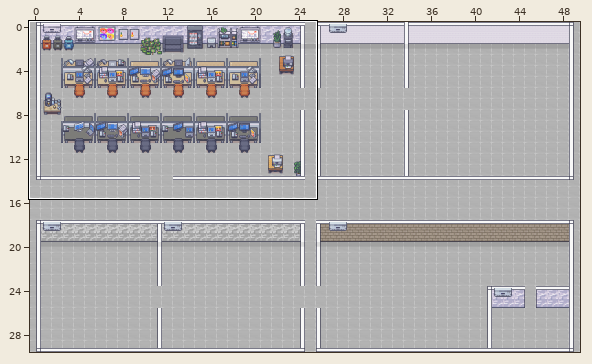
An edit to a level. Tiled map, workmap2.tmx. The picture above shows the old version from afar; the outline marks the close-up.
Close-up. Before:
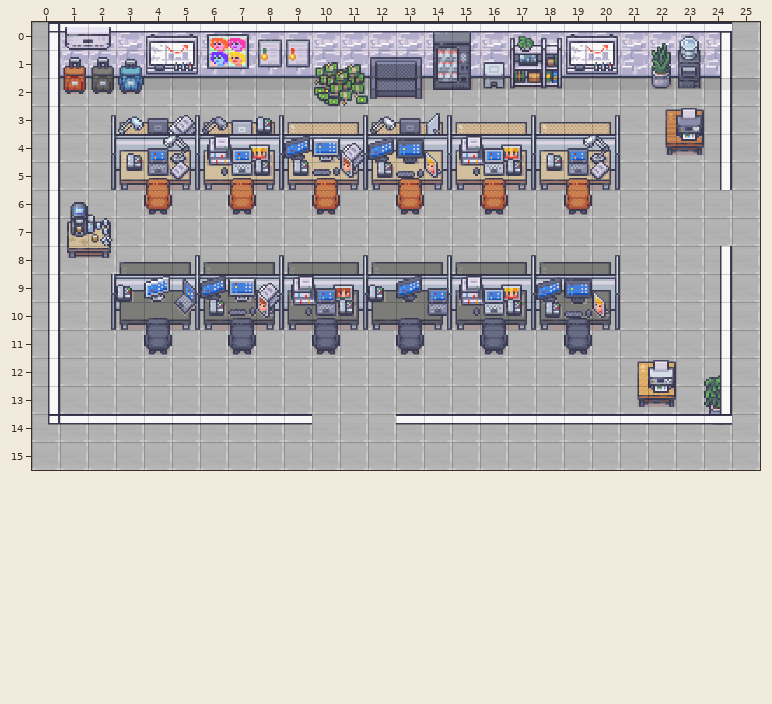
Cells are 32x32 px. Shown: x 0..25, y 0..15. The commit also changed other parts of the map, which this record leaves out.
Now the later version:
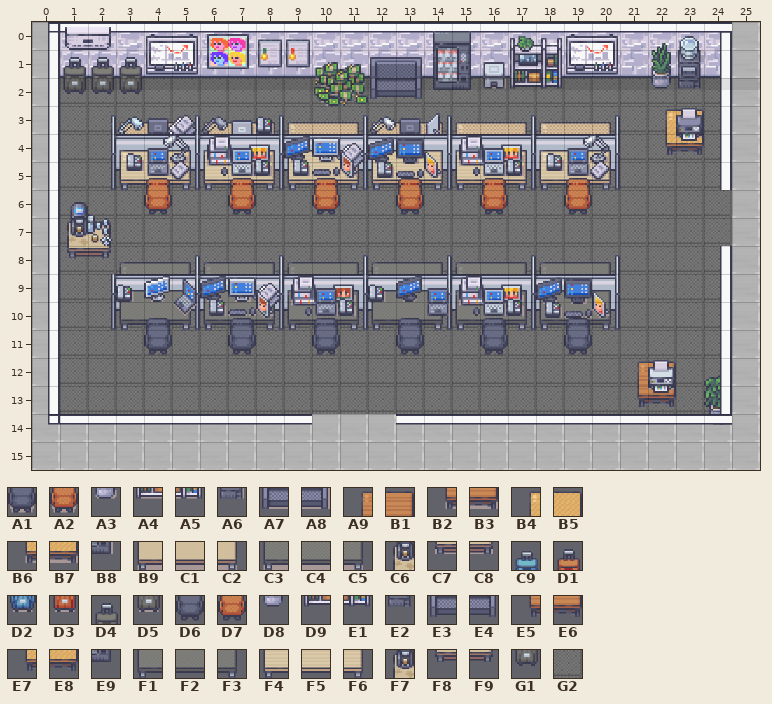
Key: from "shadowless": A1 145, A2 177, A3 230, A4 231, A5 232, A6 284, A7 288, A8 289, A9 334, B1 335, B2 350, B3 351, B4 366, B5 367, B6 382, B7 383, B8 403, B9 471, C1 472, C2 473, C3 474, C4 475, C5 476, C6 632, C7 648, C8 649, C9 761, D1 762, D2 777, D3 778, D4 792, D5 808; from "sss": D6 145, D7 177, D8 230, D9 231, E1 232, E2 284, E3 288, E4 289, E5 350, E6 351, E7 382, E8 383, E9 403, F1 474, F2 475, F3 476, F4 503, F5 504, F6 505, F7 632, F8 648, F9 649, G1 808; from "walls32 32": G2 139.
__ is an empty cell.
Tiles of an added or newly shown layer are drawn over the layers below it.
Changes in this commit:
{"where": "layer \"Carpet\" (added)"}
{"y":2,"x":1,"old":"__ __ __ __ __ __ __ __ __ __ __ __ __ __ __ __ __ __ __ __ __ __ __ __","new":"G2 G2 G2 G2 G2 G2 G2 G2 G2 G2 G2 G2 G2 G2 G2 G2 G2 G2 G2 G2 G2 G2 G2 G2"}
{"y":3,"x":1,"old":"__ __ __ __ __ __ __ __ __ __ __ __ __ __ __ __ __ __ __ __ __ __ __ __","new":"G2 G2 G2 G2 G2 G2 G2 G2 G2 G2 G2 G2 G2 G2 G2 G2 G2 G2 G2 G2 G2 G2 G2 G2"}
{"y":4,"x":1,"old":"__ __","new":"G2 G2"}
{"y":4,"x":21,"old":"__ __ __ __","new":"G2 G2 G2 G2"}
{"y":5,"x":1,"old":"__ __ __ __ __ __ __ __ __ __ __ __ __ __ __ __ __ __ __ __ __ __ __ __","new":"G2 G2 G2 G2 G2 G2 G2 G2 G2 G2 G2 G2 G2 G2 G2 G2 G2 G2 G2 G2 G2 G2 G2 G2"}
{"y":6,"x":1,"old":"__ __ __ __ __ __ __ __ __ __ __ __ __ __ __ __ __ __ __ __ __ __ __ __","new":"G2 G2 G2 G2 G2 G2 G2 G2 G2 G2 G2 G2 G2 G2 G2 G2 G2 G2 G2 G2 G2 G2 G2 G2"}
{"y":7,"x":1,"old":"__ __ __ __ __ __ __ __ __ __ __ __ __ __ __ __ __ __ __ __ __ __ __ __","new":"G2 G2 G2 G2 G2 G2 G2 G2 G2 G2 G2 G2 G2 G2 G2 G2 G2 G2 G2 G2 G2 G2 G2 G2"}
{"y":8,"x":1,"old":"__ __ __ __ __ __ __ __ __ __ __ __ __ __ __ __ __ __ __ __ __ __ __ __","new":"G2 G2 G2 G2 G2 G2 G2 G2 G2 G2 G2 G2 G2 G2 G2 G2 G2 G2 G2 G2 G2 G2 G2 G2"}
{"y":9,"x":1,"old":"__ __","new":"G2 G2"}
{"y":9,"x":21,"old":"__ __ __ __","new":"G2 G2 G2 G2"}
{"y":10,"x":1,"old":"__ __ __ __ __ __ __ __ __ __ __ __ __ __ __ __ __ __ __ __ __ __ __ __","new":"G2 G2 G2 G2 G2 G2 G2 G2 G2 G2 G2 G2 G2 G2 G2 G2 G2 G2 G2 G2 G2 G2 G2 G2"}
{"y":11,"x":1,"old":"__ __ __ __ __ __ __ __ __ __ __ __ __ __ __ __ __ __ __ __ __ __ __ __","new":"G2 G2 G2 G2 G2 G2 G2 G2 G2 G2 G2 G2 G2 G2 G2 G2 G2 G2 G2 G2 G2 G2 G2 G2"}
{"y":12,"x":1,"old":"__ __ __ __ __ __ __ __ __ __ __ __ __ __ __ __ __ __ __ __ __ __ __ __","new":"G2 G2 G2 G2 G2 G2 G2 G2 G2 G2 G2 G2 G2 G2 G2 G2 G2 G2 G2 G2 G2 G2 G2 G2"}
{"y":13,"x":1,"old":"__ __ __ __ __ __ __ __ __ __ __ __ __ __ __ __ __ __ __ __ __ __ __ __","new":"G2 G2 G2 G2 G2 G2 G2 G2 G2 G2 G2 G2 G2 G2 G2 G2 G2 G2 G2 G2 G2 G2 G2 G2"}
{"where": "layer \"Tools\""}
{"y":1,"x":1,"old":"__","new":"D4"}
{"y":1,"x":3,"old":"__","new":"D4"}
{"y":2,"x":1,"old":"__ D5 __","new":"G1 G1 G1"}
{"y":2,"x":12,"old":"A7 A8","new":"E3 E4"}
{"y":2,"x":15,"old":"B8","new":"E9"}
{"y":2,"x":17,"old":"A4 A5","new":"D9 E1"}
{"y":2,"x":22,"old":"A3 A6","new":"D8 E2"}
{"y":3,"x":22,"old":"A9 B1","new":"B4 B5"}
{"y":4,"x":22,"old":"B2 B3","new":"E7 E8"}
{"y":7,"x":1,"old":"C6","new":"F7"}
{"y":8,"x":1,"old":"C7 C8","new":"F8 F9"}
{"y":12,"x":21,"old":"B4 B5","new":"A9 B1"}
{"y":13,"x":21,"old":"B6 B7","new":"E5 E6"}
{"where": "layer \"furniture\""}
{"y":5,"x":3,"old":"B9 C1 C2 B9 C1 C2 B9 C1 C2 B9 C1 C2 B9 C1 C2 B9 C1 C2","new":"F4 F5 F6 F4 F5 F6 F4 F5 F6 F4 F5 F6 F4 F5 F6 F4 F5 F6"}
{"y":10,"x":3,"old":"C3 C4 C5 C3 C4 C5 C3 C4 C5 C3 C4 C5 C3 C4 C5 C3 C4 C5","new":"F1 F2 F3 F1 F2 F3 F1 F2 F3 F1 F2 F3 F1 F2 F3 F1 F2 F3"}
{"where": "layer \"chairs\""}
{"y":6,"x":4,"old":"A2","new":"D7"}
{"y":6,"x":7,"old":"A2","new":"D7"}
{"y":6,"x":10,"old":"A2","new":"D7"}
{"y":6,"x":13,"old":"A2","new":"D7"}
{"y":6,"x":16,"old":"A2","new":"D7"}
{"y":6,"x":19,"old":"A2","new":"D7"}
{"y":11,"x":4,"old":"A1","new":"D6"}
{"y":11,"x":7,"old":"A1","new":"D6"}
{"y":11,"x":10,"old":"A1","new":"D6"}
{"y":11,"x":13,"old":"A1","new":"D6"}
{"y":11,"x":16,"old":"A1","new":"D6"}
{"y":11,"x":19,"old":"A1","new":"D6"}
{"where": "layer \"some ons on table\""}
{"y":1,"x":1,"old":"D1","new":"__"}
{"y":1,"x":3,"old":"C9","new":"__"}
{"y":2,"x":1,"old":"D3","new":"__"}
{"y":2,"x":3,"old":"D2","new":"__"}
{"label":"changed","picture_box":[60,57,732,414]}
